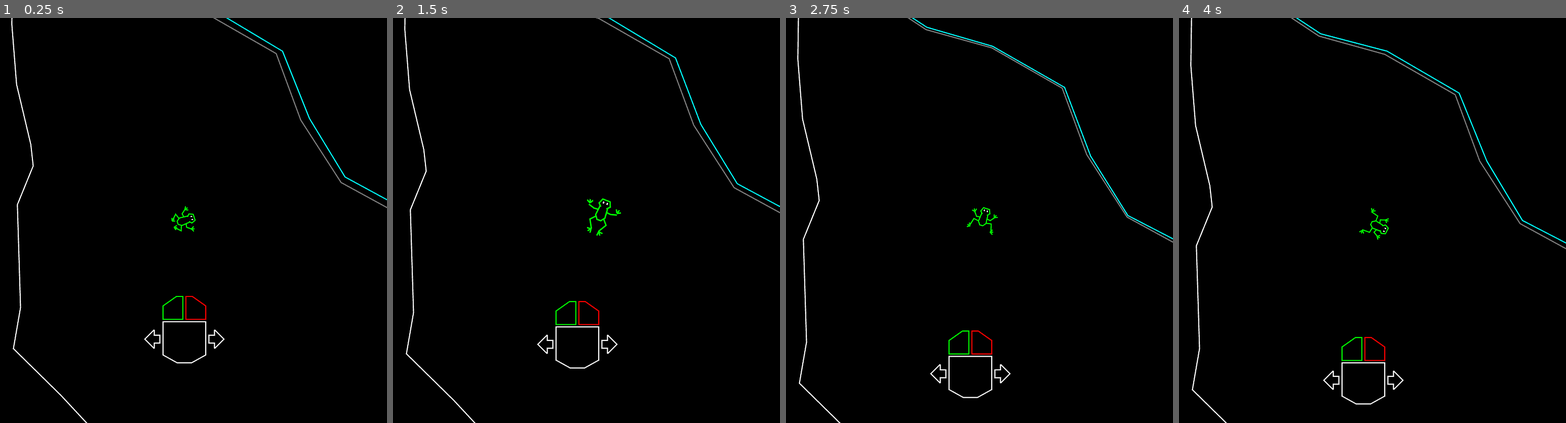
Above: before the commit, frames 1-4 (left to right).
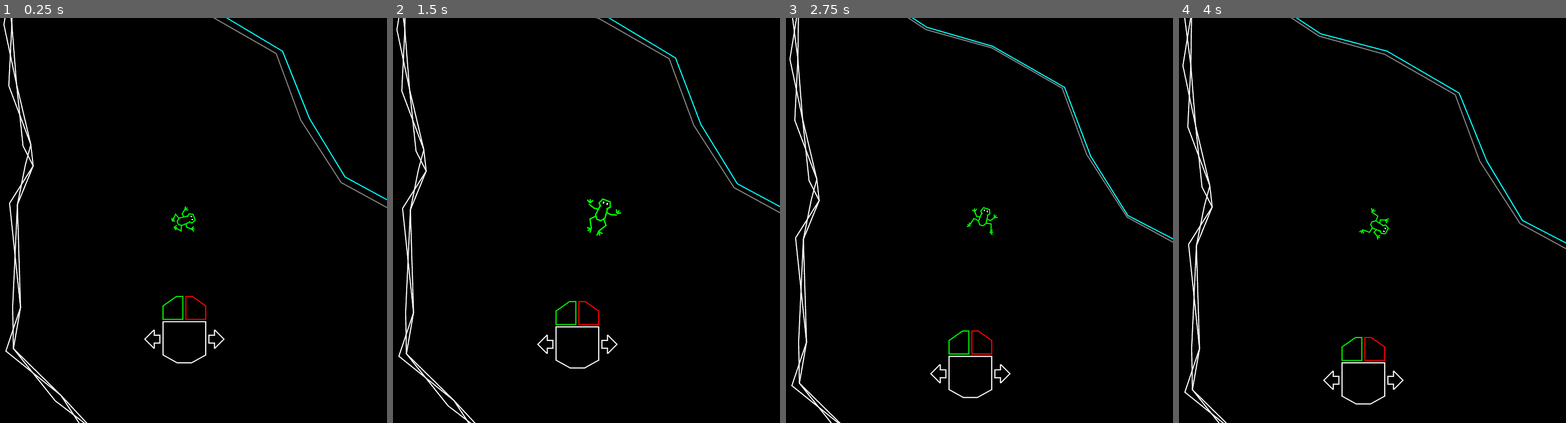
Above: after the commit, the same moments.

Repository: PeteTimesSix/frog-prince
Game: Godot game, scene res://Scenes/Frogger.tscn
Same seed, same stepped clock (60 frames per second), same inputs: the game is played once before the commit and once after it. This scene is started directly instead of the project's main scene. The engine's default icon, where the game draws it, is replaced by a stand-in: a white triangle on a blue panel in a dark square.
Inputs (mouse positions are in pixels of both pictures, inside the frame that each line leads up to):
- Up to frame 1 (0.25 s): no input
- Up to frame 2 (1.5 s): tap Enter at 0.5 s; move the mouse to (667, 200) at 0.52 s; hold D (turn_right) 0.53-1.28 s; tap Space (leap) at 0.6, 1.35 s; move the mouse to (497, 240) at 1.27 s; hold A (turn_left) from 1.28 s (still down)
- Up to frame 3 (2.75 s): move the mouse to (1010, 131) at 2.02 s; release A (turn_left) at 2.03 s; hold D (turn_right) from 2.03 s (still down); tap Space (leap) at 2.1 s
- Up to frame 4 (4 s): move the mouse to (1341, 301) at 2.77 s; tap Space (leap) at 2.85, 3.6 s; move the mouse to (1484, 281) at 3.52 s; release D (turn_right) at 3.53 s; hold A (turn_left) from 3.53 s (still down)

The runs differ from the first frame. In frame 1, 0.7% of the frame differs, in the area x 0-22%, y 0-100%; in frame 2, 0.7%; in frame 3, 0.7%; in frame 4, 0.7%.

Commit message:
clearer mountains, working menus

Diff:
--- a/Autoloads/Config.gd
+++ b/Autoloads/Config.gd
@@ -1,4 +1,4 @@
 extends Node
 
 @export var mouse_driven: bool = true
-@export var difficulty_modifier: float = 1.5
+@export var difficulty_modifier: float = 1.0
--- /dev/null
+++ b/Nodes/LineDoubler.gd
@@ -0,0 +1,29 @@
+extends Node
+
+@export var distance: int = 10
+@export var invert: bool = false
+
+var initial_points: PackedVector2Array
+@onready var line: Line2D = get_parent()
+
+func _ready():
+	var initial_points = line.points.duplicate() as PackedVector2Array
+	var normals: Array[Vector2] = []
+	normals.resize(initial_points.size() - 1)
+	for i in normals.size():
+		normals[i] = initial_points[i].direction_to(initial_points[i + 1]).orthogonal()
+	var offset_points = line.points.duplicate() as PackedVector2Array
+	for i in offset_points.size():
+		var normal = normals[i] if i == 0 else ((normals[i] + normals[i - 1]).normalized() if i < offset_points.size() - 1 else normals[i - 1])
+		offset_points.set(i, offset_points[i] + (-distance if invert else distance) * normal)
+	var between_points_1: Array[Vector2] = []
+	var between_points_2: Array[Vector2] = []
+	between_points_1.resize(initial_points.size())
+	between_points_2.resize(initial_points.size())
+	for i in initial_points.size():
+		var even =  i % 2 == 0
+		between_points_1[i] = initial_points[i] if even else offset_points[i]
+		between_points_2[i] = offset_points[i] if even else initial_points[i]
+	between_points_1.reverse()
+	offset_points.reverse()
+	line.points = initial_points + PackedVector2Array(between_points_1) + PackedVector2Array(between_points_2) #+ offset_points
--- a/Scenes/Frogger.tscn
+++ b/Scenes/Frogger.tscn
@@ -8,6 +8,7 @@
 [ext_resource type="PackedScene" uid="uid://tvh2c16rar1q" path="res://Terrain/Water/rock_A.tscn" id="4_howpl"]
 [ext_resource type="PackedScene" uid="uid://drg3of74mdmgf" path="res://Actors/DeathSplash.tscn" id="4_jmljk"]
 [ext_resource type="PackedScene" uid="uid://bejuqhdkh5ykp" path="res://Actors/PlayerFrog.tscn" id="4_pciln"]
+[ext_resource type="Script" path="res://Nodes/LineDoubler.gd" id="4_tvlmy"]
 [ext_resource type="Script" path="res://Actors/moving_platform.gd" id="4_x8bv8"]
 [ext_resource type="PackedScene" uid="uid://42m84aobbsml" path="res://Terrain/Water/rock_B.tscn" id="5_8fw4p"]
 [ext_resource type="Texture2D" uid="uid://cxtls4g53iei6" path="res://icon.svg" id="5_m4b3u"]
@@ -868,6 +869,9 @@
 texture = ExtResource("2_w0mfc")
 texture_mode = 1
 
+[node name="LineDoubler" type="Node" parent="World/Terrain/Mountain1/Line2D"]
+script = ExtResource("4_tvlmy")
+
 [node name="Collision" type="StaticBody2D" parent="World/Terrain/Mountain1"]
 collision_layer = 3
 collision_mask = 8
@@ -980,6 +984,9 @@
 width = 2.0
 texture = ExtResource("2_w0mfc")
 texture_mode = 1
+
+[node name="LineDoubler" type="Node" parent="World/Terrain/Mountain2/Line2D"]
+script = ExtResource("4_tvlmy")
 
 [node name="Collision" type="StaticBody2D" parent="World/Terrain/Mountain2"]
 collision_layer = 3
@@ -1288,6 +1295,9 @@
 texture = ExtResource("2_w0mfc")
 texture_mode = 1
 
+[node name="LineDoubler" type="Node" parent="World/Terrain/Mountain3/Line2D"]
+script = ExtResource("4_tvlmy")
+
 [node name="Collision" type="StaticBody2D" parent="World/Terrain/Mountain3"]
 collision_layer = 3
 collision_mask = 8
@@ -1304,6 +1314,10 @@
 width = 2.0
 texture = ExtResource("2_w0mfc")
 texture_mode = 1
+
+[node name="LineDoubler" type="Node" parent="World/Terrain/Mountain4/Line2D"]
+script = ExtResource("4_tvlmy")
+invert = true
 
 [node name="Collision" type="StaticBody2D" parent="World/Terrain/Mountain4"]
 collision_layer = 3
@@ -1528,16 +1542,20 @@
 texture = ExtResource("2_w0mfc")
 texture_mode = 1
 
+[node name="LineDoubler" type="Node" parent="World/Terrain/Mountain5/Line2D"]
+script = ExtResource("4_tvlmy")
+invert = true
+
 [node name="Line2D2" type="Line2D" parent="World/Terrain/Mountain5/Line2D"]
-position = Vector2(-209, 0)
-points = PackedVector2Array(0, -37, 12, -42)
+position = Vector2(-209, -10)
+points = PackedVector2Array(0, -37, 17, -41)
 width = 2.0
 texture = ExtResource("2_w0mfc")
 texture_mode = 1
 
 [node name="Line2D3" type="Line2D" parent="World/Terrain/Mountain5/Line2D"]
-position = Vector2(-209, 0)
-points = PackedVector2Array(12, -36, 0, -43)
+position = Vector2(-209, -10)
+points = PackedVector2Array(15, -35, 0, -43)
 width = 2.0
 texture = ExtResource("2_w0mfc")
 texture_mode = 1
@@ -1587,6 +1605,11 @@
 width = 2.0
 texture = ExtResource("2_w0mfc")
 texture_mode = 1
+
+[node name="LineDoubler" type="Node" parent="World/Terrain/Mountain6/Line2D"]
+script = ExtResource("4_tvlmy")
+distance = 4
+invert = true
 
 [node name="Polygon2D" type="Polygon2D" parent="World/Terrain/Mountain6/Line2D"]
 show_behind_parent = true
@@ -1679,6 +1702,10 @@
 width = 2.0
 texture = ExtResource("2_w0mfc")
 texture_mode = 1
+
+[node name="LineDoubler" type="Node" parent="World/Terrain/Mountain7/Line2D"]
+script = ExtResource("4_tvlmy")
+invert = true
 
 [node name="Polygon2D" type="Polygon2D" parent="World/Terrain/Mountain7/Line2D"]
 show_behind_parent = true
--- a/Scenes/MainMenu.tscn
+++ b/Scenes/MainMenu.tscn
@@ -51,10 +51,6 @@
 func _on_exit_pressed():
 	get_tree().root.propagate_notification(NOTIFICATION_WM_CLOSE_REQUEST)
 	get_tree().quit()
-
-
-func _on_volume_drag_ended(value_changed):
-	pass # Replace with function body.
 "
 
 [sub_resource type="StyleBoxFlat" id="StyleBoxFlat_tuiu0"]
@@ -76,6 +72,7 @@
 
 # Called when the node enters the scene tree for the first time.
 func _ready():
+	value = Config.difficulty_modifier
 	update()
 
 func update():
@@ -176,58 +173,63 @@
 layout_mode = 2
 size_flags_vertical = 3
 
-[node name="MarginContainer" type="MarginContainer" parent="PanelContainer/VBoxContainer/PanelContainer3"]
-layout_mode = 2
+[node name="HBoxContainer" type="HBoxContainer" parent="PanelContainer/VBoxContainer/PanelContainer3"]
+layout_mode = 2
+
+[node name="MarginContainer" type="MarginContainer" parent="PanelContainer/VBoxContainer/PanelContainer3/HBoxContainer"]
+layout_mode = 2
+size_flags_horizontal = 3
 size_flags_vertical = 8
 theme_override_constants/margin_left = 20
 theme_override_constants/margin_top = 20
 theme_override_constants/margin_right = 20
 theme_override_constants/margin_bottom = 20
 
-[node name="HBoxContainer" type="HBoxContainer" parent="PanelContainer/VBoxContainer/PanelContainer3/MarginContainer"]
-layout_mode = 2
-size_flags_vertical = 8
-
-[node name="Label" type="Label" parent="PanelContainer/VBoxContainer/PanelContainer3/MarginContainer/HBoxContainer"]
+[node name="HBoxContainer" type="HBoxContainer" parent="PanelContainer/VBoxContainer/PanelContainer3/HBoxContainer/MarginContainer"]
+layout_mode = 2
+size_flags_vertical = 8
+
+[node name="Label" type="Label" parent="PanelContainer/VBoxContainer/PanelContainer3/HBoxContainer/MarginContainer/HBoxContainer"]
 layout_mode = 2
 text = "Volume"
 
-[node name="TestSound" type="AudioStreamPlayer" parent="PanelContainer/VBoxContainer/PanelContainer3/MarginContainer/HBoxContainer"]
+[node name="TestSound" type="AudioStreamPlayer" parent="PanelContainer/VBoxContainer/PanelContainer3/HBoxContainer/MarginContainer/HBoxContainer"]
 stream = SubResource("AudioStreamRandomizer_d3vag")
 
-[node name="Volume" type="HSlider" parent="PanelContainer/VBoxContainer/PanelContainer3/MarginContainer/HBoxContainer"]
+[node name="Volume" type="HSlider" parent="PanelContainer/VBoxContainer/PanelContainer3/HBoxContainer/MarginContainer/HBoxContainer"]
 custom_minimum_size = Vector2(200, 0)
 layout_mode = 2
-focus_neighbor_top = NodePath("../../../VBoxContainer/Exit")
+focus_neighbor_top = NodePath("../../../../VBoxContainer/Exit")
 focus_neighbor_bottom = NodePath("../../../MarginContainer2/VBoxContainer/HBoxContainer/Difficulty")
 focus_next = NodePath("../../../MarginContainer2/VBoxContainer/HBoxContainer/Difficulty")
-focus_previous = NodePath("../../../VBoxContainer/Exit")
+focus_previous = NodePath("../../../../VBoxContainer/Exit")
 max_value = 1.0
 step = 0.05
 script = ExtResource("5_s0iqj")
 
-[node name="MarginContainer2" type="MarginContainer" parent="PanelContainer/VBoxContainer/PanelContainer3"]
-layout_mode = 2
+[node name="MarginContainer2" type="MarginContainer" parent="PanelContainer/VBoxContainer/PanelContainer3/HBoxContainer"]
+layout_mode = 2
+size_flags_horizontal = 3
 size_flags_vertical = 8
 theme_override_constants/margin_left = 20
 theme_override_constants/margin_top = 20
 theme_override_constants/margin_right = 20
 theme_override_constants/margin_bottom = 20
 
-[node name="VBoxContainer" type="VBoxContainer" parent="PanelContainer/VBoxContainer/PanelContainer3/MarginContainer2"]
+[node name="VBoxContainer" type="VBoxContainer" parent="PanelContainer/VBoxContainer/PanelContainer3/HBoxContainer/MarginContainer2"]
 layout_mode = 2
 size_flags_horizontal = 8
 
-[node name="HBoxContainer" type="HBoxContainer" parent="PanelContainer/VBoxContainer/PanelContainer3/MarginContainer2/VBoxContainer"]
+[node name="HBoxContainer" type="HBoxContainer" parent="PanelContainer/VBoxContainer/PanelContainer3/HBoxContainer/MarginContainer2/VBoxContainer"]
 layout_mode = 2
 size_flags_vertical = 8
 alignment = 2
 
-[node name="Label" type="Label" parent="PanelContainer/VBoxContainer/PanelContainer3/MarginContainer2/VBoxContainer/HBoxContainer"]
+[node name="Label" type="Label" parent="PanelContainer/VBoxContainer/PanelContainer3/HBoxContainer/MarginContainer2/VBoxContainer/HBoxContainer"]
 layout_mode = 2
 text = "Difficulty:"
 
-[node name="Difficulty" type="HSlider" parent="PanelContainer/VBoxContainer/PanelContainer3/MarginContainer2/VBoxContainer/HBoxContainer"]
+[node name="Difficulty" type="HSlider" parent="PanelContainer/VBoxContainer/PanelContainer3/HBoxContainer/MarginContainer2/VBoxContainer/HBoxContainer"]
 custom_minimum_size = Vector2(200, 0)
 layout_mode = 2
 focus_neighbor_top = NodePath("../../../../MarginContainer/HBoxContainer/Volume")
@@ -240,17 +242,17 @@
 value = 1.0
 script = SubResource("GDScript_qw7m8")
 
-[node name="DifficultyLabel" type="Label" parent="PanelContainer/VBoxContainer/PanelContainer3/MarginContainer2/VBoxContainer/HBoxContainer"]
+[node name="DifficultyLabel" type="Label" parent="PanelContainer/VBoxContainer/PanelContainer3/HBoxContainer/MarginContainer2/VBoxContainer/HBoxContainer"]
 custom_minimum_size = Vector2(100, 0)
 layout_mode = 2
 text = "Normal"
 horizontal_alignment = 2
 
-[node name="KBMouse" type="CheckButton" parent="PanelContainer/VBoxContainer/PanelContainer3/MarginContainer2/VBoxContainer"]
+[node name="KBMouse" type="CheckButton" parent="PanelContainer/VBoxContainer/PanelContainer3/HBoxContainer/MarginContainer2/VBoxContainer"]
 layout_mode = 2
 focus_neighbor_top = NodePath("../HBoxContainer/Difficulty")
-focus_neighbor_bottom = NodePath("../../../VBoxContainer/Begin")
-focus_next = NodePath("../../../VBoxContainer/Begin")
+focus_neighbor_bottom = NodePath("../../../../VBoxContainer/Begin")
+focus_next = NodePath("../../../../VBoxContainer/Begin")
 focus_previous = NodePath("../HBoxContainer/Difficulty")
 text = "Controls: Tank / Mouse"
 script = SubResource("GDScript_065k0")
@@ -262,10 +264,10 @@
 
 [node name="Begin" type="Button" parent="PanelContainer/VBoxContainer/PanelContainer3/VBoxContainer"]
 layout_mode = 2
-focus_neighbor_top = NodePath("../../MarginContainer2/VBoxContainer/KBMouse")
+focus_neighbor_top = NodePath("../../HBoxContainer/MarginContainer2/VBoxContainer/KBMouse")
 focus_neighbor_bottom = NodePath("../Exit")
 focus_next = NodePath("../Exit")
-focus_previous = NodePath("../../MarginContainer2/VBoxContainer/KBMouse")
+focus_previous = NodePath("../../HBoxContainer/MarginContainer2/VBoxContainer/KBMouse")
 theme_override_fonts/font = ExtResource("1_15ak5")
 theme_override_font_sizes/font_size = 30
 text = "Begin"
@@ -273,17 +275,17 @@
 [node name="Exit" type="Button" parent="PanelContainer/VBoxContainer/PanelContainer3/VBoxContainer"]
 layout_mode = 2
 focus_neighbor_top = NodePath("../Begin")
-focus_neighbor_bottom = NodePath("../../MarginContainer/HBoxContainer/Volume")
-focus_next = NodePath("../../MarginContainer/HBoxContainer/Volume")
+focus_neighbor_bottom = NodePath("../../HBoxContainer/MarginContainer/HBoxContainer/Volume")
+focus_next = NodePath("../../HBoxContainer/MarginContainer/HBoxContainer/Volume")
 focus_previous = NodePath("../Begin")
 theme_override_fonts/font = ExtResource("1_15ak5")
 theme_override_font_sizes/font_size = 30
 text = "Exit
 "
 
-[connection signal="drag_ended" from="PanelContainer/VBoxContainer/PanelContainer3/MarginContainer/HBoxContainer/Volume" to="PanelContainer/VBoxContainer/PanelContainer3/MarginContainer/HBoxContainer/Volume" method="_on_drag_ended"]
-[connection signal="value_changed" from="PanelContainer/VBoxContainer/PanelContainer3/MarginContainer/HBoxContainer/Volume" to="PanelContainer/VBoxContainer/PanelContainer3/MarginContainer/HBoxContainer/Volume" method="_on_value_changed"]
-[connection signal="value_changed" from="PanelContainer/VBoxContainer/PanelContainer3/MarginContainer2/VBoxContainer/HBoxContainer/Difficulty" to="PanelContainer/VBoxContainer/PanelContainer3/MarginContainer2/VBoxContainer/HBoxContainer/Difficulty" method="_on_value_changed"]
-[connection signal="toggled" from="PanelContainer/VBoxContainer/PanelContainer3/MarginContainer2/VBoxContainer/KBMouse" to="PanelContainer/VBoxContainer/PanelContainer3/MarginContainer2/VBoxContainer/KBMouse" method="_on_toggled"]
+[connection signal="drag_ended" from="PanelContainer/VBoxContainer/PanelContainer3/HBoxContainer/MarginContainer/HBoxContainer/Volume" to="PanelContainer/VBoxContainer/PanelContainer3/HBoxContainer/MarginContainer/HBoxContainer/Volume" method="_on_drag_ended"]
+[connection signal="value_changed" from="PanelContainer/VBoxContainer/PanelContainer3/HBoxContainer/MarginContainer/HBoxContainer/Volume" to="PanelContainer/VBoxContainer/PanelContainer3/HBoxContainer/MarginContainer/HBoxContainer/Volume" method="_on_value_changed"]
+[connection signal="value_changed" from="PanelContainer/VBoxContainer/PanelContainer3/HBoxContainer/MarginContainer2/VBoxContainer/HBoxContainer/Difficulty" to="PanelContainer/VBoxContainer/PanelContainer3/HBoxContainer/MarginContainer2/VBoxContainer/HBoxContainer/Difficulty" method="_on_value_changed"]
+[connection signal="toggled" from="PanelContainer/VBoxContainer/PanelContainer3/HBoxContainer/MarginContainer2/VBoxContainer/KBMouse" to="PanelContainer/VBoxContainer/PanelContainer3/HBoxContainer/MarginContainer2/VBoxContainer/KBMouse" method="_on_toggled"]
 [connection signal="pressed" from="PanelContainer/VBoxContainer/PanelContainer3/VBoxContainer/Begin" to="." method="_on_begin_pressed"]
 [connection signal="pressed" from="PanelContainer/VBoxContainer/PanelContainer3/VBoxContainer/Exit" to="." method="_on_exit_pressed"]
--- a/project.godot
+++ b/project.godot
@@ -21,9 +21,9 @@
 
 [autoload]
 
-Config="*res://Autoloads/Config.gd"
 Fader="*res://Components/FadeToBlack.tscn"
 WinState="*res://Autoloads/WinState.gd"
+Config="*res://Autoloads/Config.gd"
 
 [debug]
 
Not shown: 1 places in Scenes/Frogger.tscn that only renumber resources
